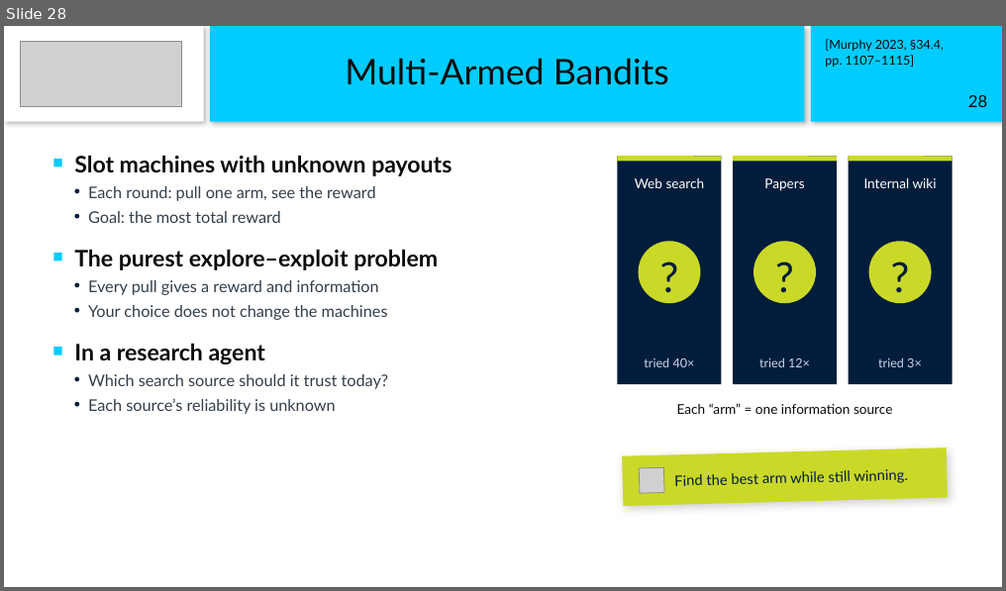
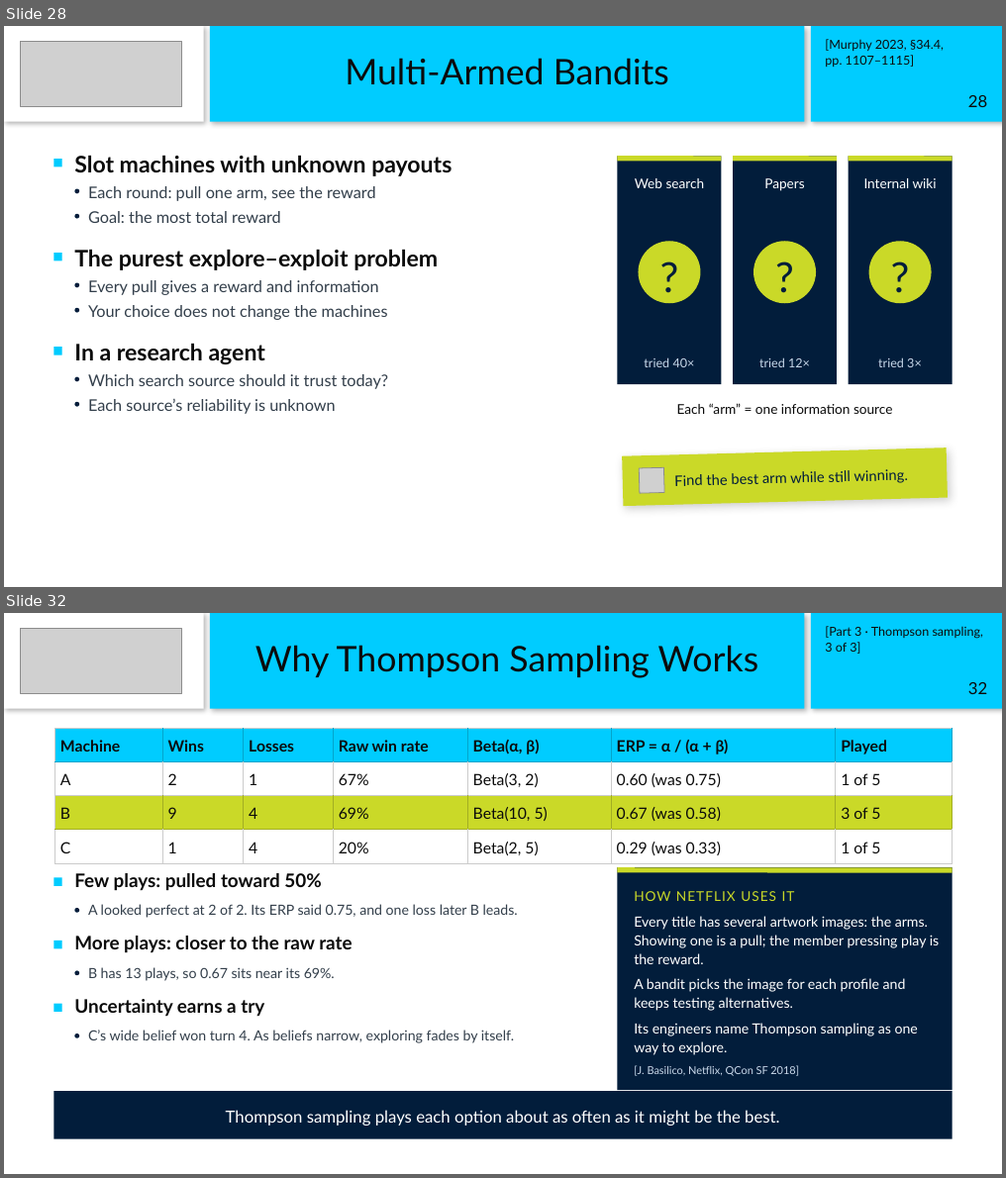
Before and after one commit to karpit0499/teaching, a slide deck: 2026-11-09_gisma_intelligent-agents-lecture/slides/session-1_theory/Session1_Intelligent_Agents_Theory.pptx. Shown one above the other, each under a label of ours: slide 28 before the commit, slides 28 and 32 after it; the slides between them are not shown. The pictures are 1006x591 and 1006x1178 pixels, drawn with LibreOffice and Linux fonts; fonts in the diff are those of the drawing; grey boxes stand for pictures. Boxes give left, top, right and bottom in pixels: in the first picture for what was removed or moved away, otherwise in the second. Text is boxed around its words. In the diff, an @@ line names an element or a change of style, - is before the commit and + after.

```diff
--- a/2026-11-09_gisma_intelligent-agents-lecture/slides/session-1_theory/Session1_Intelligent_Agents_Theory.pptx
+++ b/2026-11-09_gisma_intelligent-agents-lecture/slides/session-1_theory/Session1_Intelligent_Agents_Theory.pptx
@@ slide 32 added at [4, 613, 1002, 1174], background #FFFFFF @@
@@ rectangle added at [4, 613, 204, 709], fill #FFFFFF @@
@@ picture added at [21, 629, 181, 694] @@
@@ rectangle added at [210, 613, 804, 709], fill #00CCFF, 34 pt, text #0B0B0B @@
+Why Thompson Sampling Works
@@ rectangle added at [811, 613, 1002, 709], fill #00CCFF @@
@@ text added at [825, 626, 984, 654], 12 pt, text #0B0B0B @@
+[Part 3 · Thompson sampling,
+3 of 3]
@@ text added at [968, 682, 987, 694], 16 pt, text #0B0B0B @@
+32
@@ table added at [54, 728, 953, 863], 4 rows, 7 columns @@
+Machine | Wins | Losses | Raw win rate | Beta(α, β) | ERP = α / (α + β) | Played
+A | 2 | 1 | 67% | Beta(3, 2) | 0.60 (was 0.75) | 1 of 5
+B | 9 | 4 | 69% | Beta(10, 5) | 0.67 (was 0.58) | 3 of 5
+C | 1 | 4 | 20% | Beta(2, 5) | 0.29 (was 0.33) | 1 of 5
@@ rectangle added at [54, 878, 62, 886], fill #00CCFF @@
@@ text added at [74, 873, 321, 891], 18 pt, text #0B0B0B, bold @@
+Few plays: pulled toward 50%
@@ rectangle added at [617, 867, 951, 1090], fill #021D3B @@
@@ line added from (617, 870) to (952, 870), #CAD928 5 pt @@
@@ rounded rectangle added at [74, 908, 79, 912], fill #021D3B @@
@@ text added at [88, 904, 518, 918], 13.5 pt, text #333F4B @@
+A looked perfect at 2 of 2. Its ERP said 0.75, and one loss later B leads.
@@ text added at [634, 891, 795, 901], 13 pt, text #CAD928 @@
+HOW NETFLIX USES IT
@@ text added at [74, 936, 351, 954], 18 pt, text #0B0B0B, bold @@
+More plays: closer to the raw rate
@@ text added at [634, 916, 940, 964], 13.5 pt, text #FFFFFF @@
+Every title has several artwork images: the arms. Showing one is a pull; the member pressing play is the reward.
@@ rectangle added at [54, 941, 62, 950], fill #00CCFF @@
@@ text added at [88, 967, 335, 981], 13.5 pt, text #333F4B @@
+B has 13 plays, so 0.67 sits near its 69%.
@@ rounded rectangle added at [74, 970, 79, 975], fill #021D3B @@
@@ text added at [634, 978, 906, 1011], 13.5 pt, text #FFFFFF @@
+A bandit picks the image for each profile and keeps testing alternatives.
@@ rectangle added at [54, 1004, 62, 1012], fill #00CCFF @@
@@ text added at [74, 999, 264, 1017], 18 pt, text #0B0B0B, bold @@
+Uncertainty earns a try
@@ text added at [634, 1023, 918, 1056], 13.5 pt, text #FFFFFF @@
+Its engineers name Thompson sampling as one way to explore.
@@ rounded rectangle added at [74, 1034, 79, 1039], fill #021D3B @@
@@ text added at [88, 1030, 514, 1044], 13.5 pt, text #333F4B @@
+C’s wide belief won turn 4. As beliefs narrow, exploring fades by itself.
@@ text added at [634, 1065, 799, 1076], 10.5 pt, text #C9D8EA @@
+[J. Basilico, Netflix, QCon SF 2018]
@@ rectangle added at [54, 1091, 952, 1140], fill #021D3B, 16 pt, text #FFFFFF @@
+Thompson sampling plays each option about as often as it might be the best.
```
Also in this commit, not shown: 9 slides changed, 3 other slides added, 18 other files.
